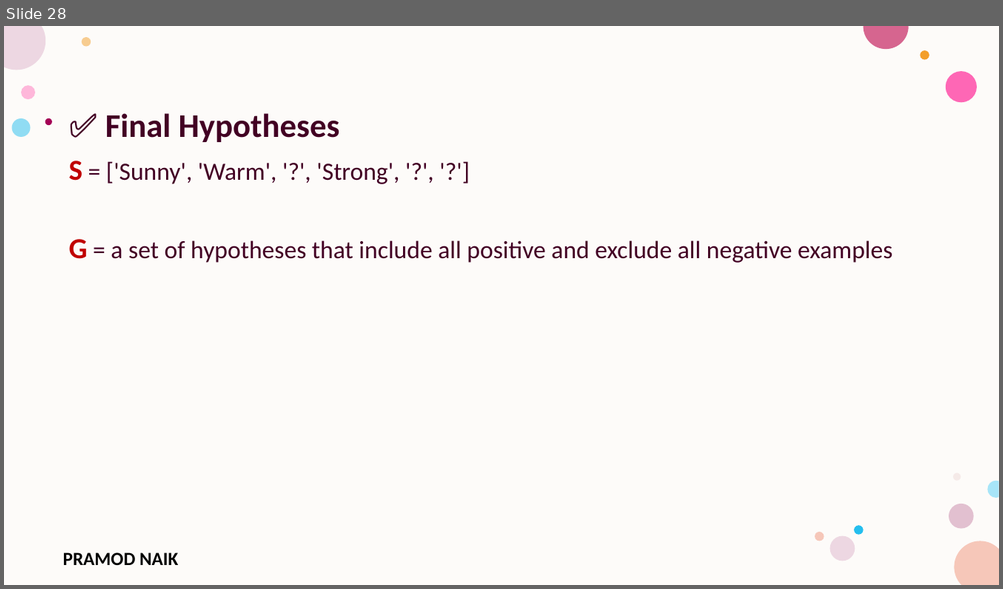
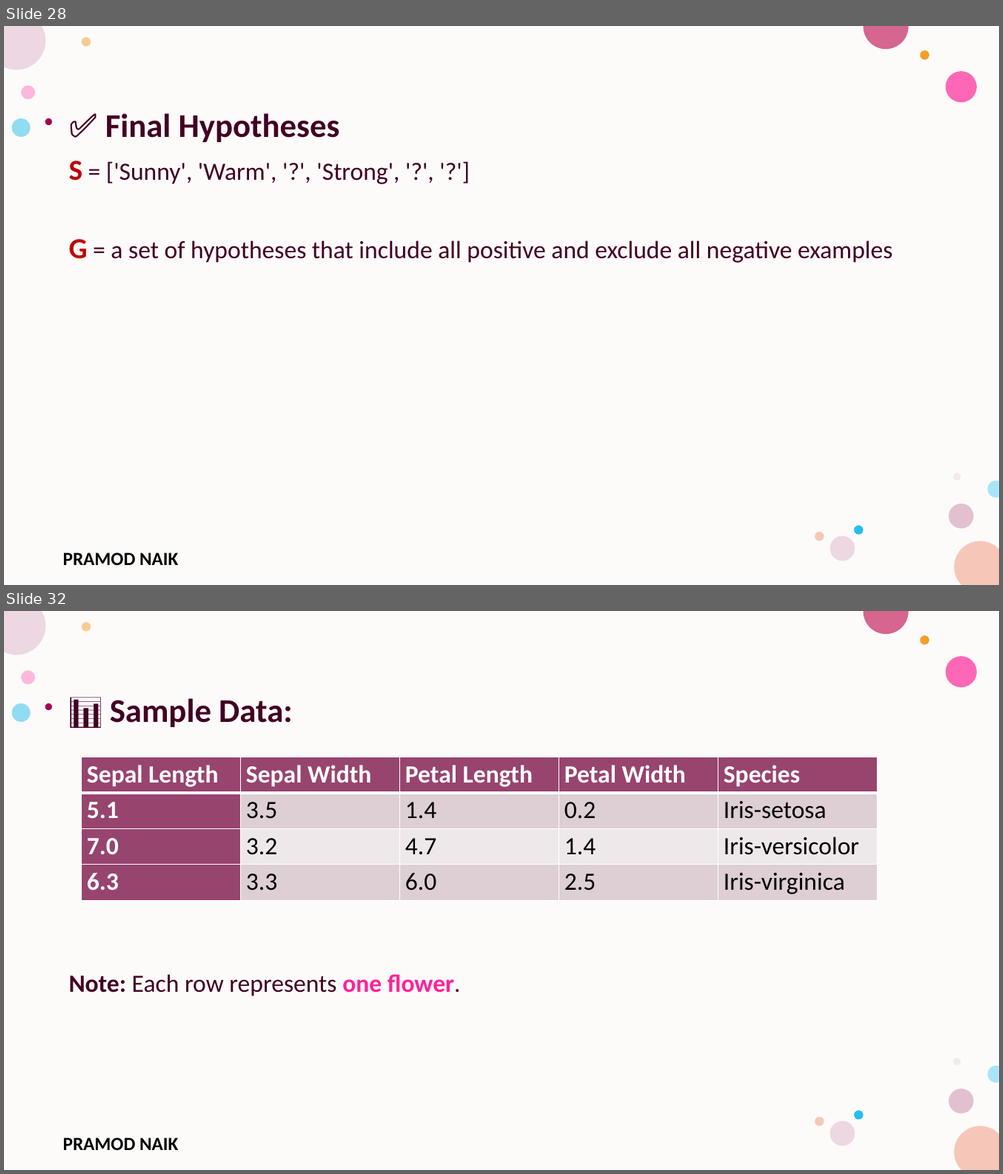
Before and after one commit to PRAMODNAIK-DEV/MCA-2nd-Sem-ML-Data-Analytics-Shridevi-College, a slide deck: Lab Programs/Lab Program-Algorithms.pptx. Shown one above the other, each under a label of ours: slide 28 before the commit, slides 28 and 32 after it; the slides between them are not shown. The pictures are 1003x589 and 1003x1174 pixels, drawn with LibreOffice and Linux fonts; fonts in the diff are those of the drawing; background and template pictures are left out. Boxes give left, top, right and bottom in pixels: in the first picture for what was removed or moved away, otherwise in the second. Text is boxed around its words. In the diff, an @@ line names an element or a change of style, - is before the commit and + after.

```diff
--- a/Lab Programs/Lab Program-Algorithms.pptx
+++ b/Lab Programs/Lab Program-Algorithms.pptx
@@ slide 32 added at (4,611,999,1170), background #FFFFFF; not listed: 17 template elements that a slide beside it also shows @@
@@ text added at (69,698,461,997), 24 pt, text #420023, bold @@
+📊 Sample Data:
+Note: Each row represents one flower.
@@ table added at (82,758,876,900), 4 rows, 5 columns @@
+Sepal Length | Sepal Width | Petal Length | Petal Width | Species
+5.1 | 3.5 | 1.4 | 0.2 | Iris-setosa
+7.0 | 3.2 | 4.7 | 1.4 | Iris-versicolor
+6.3 | 3.3 | 6.0 | 2.5 | Iris-virginica
```
Also in this commit, not shown: 16 other slides added, 2 other files.
